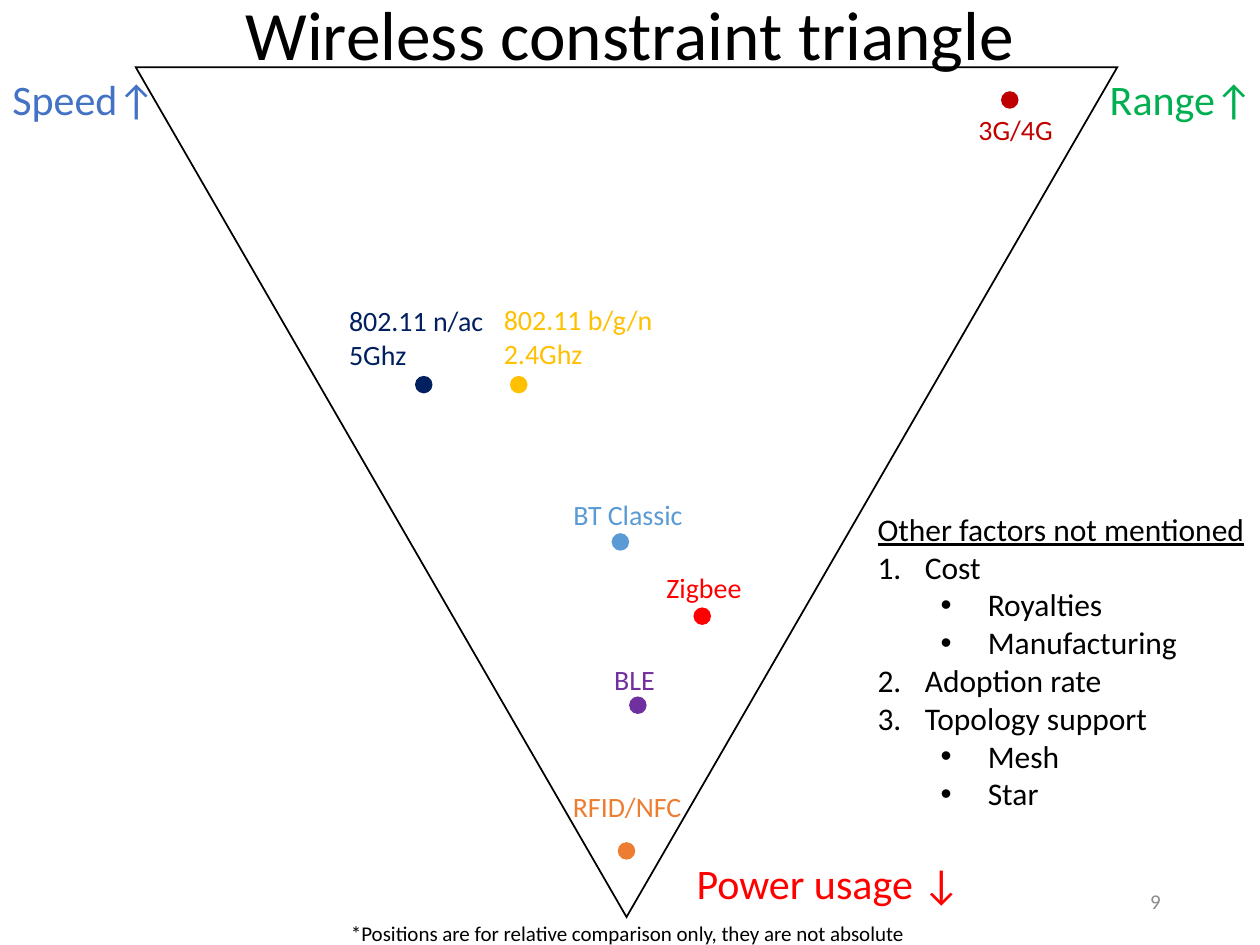
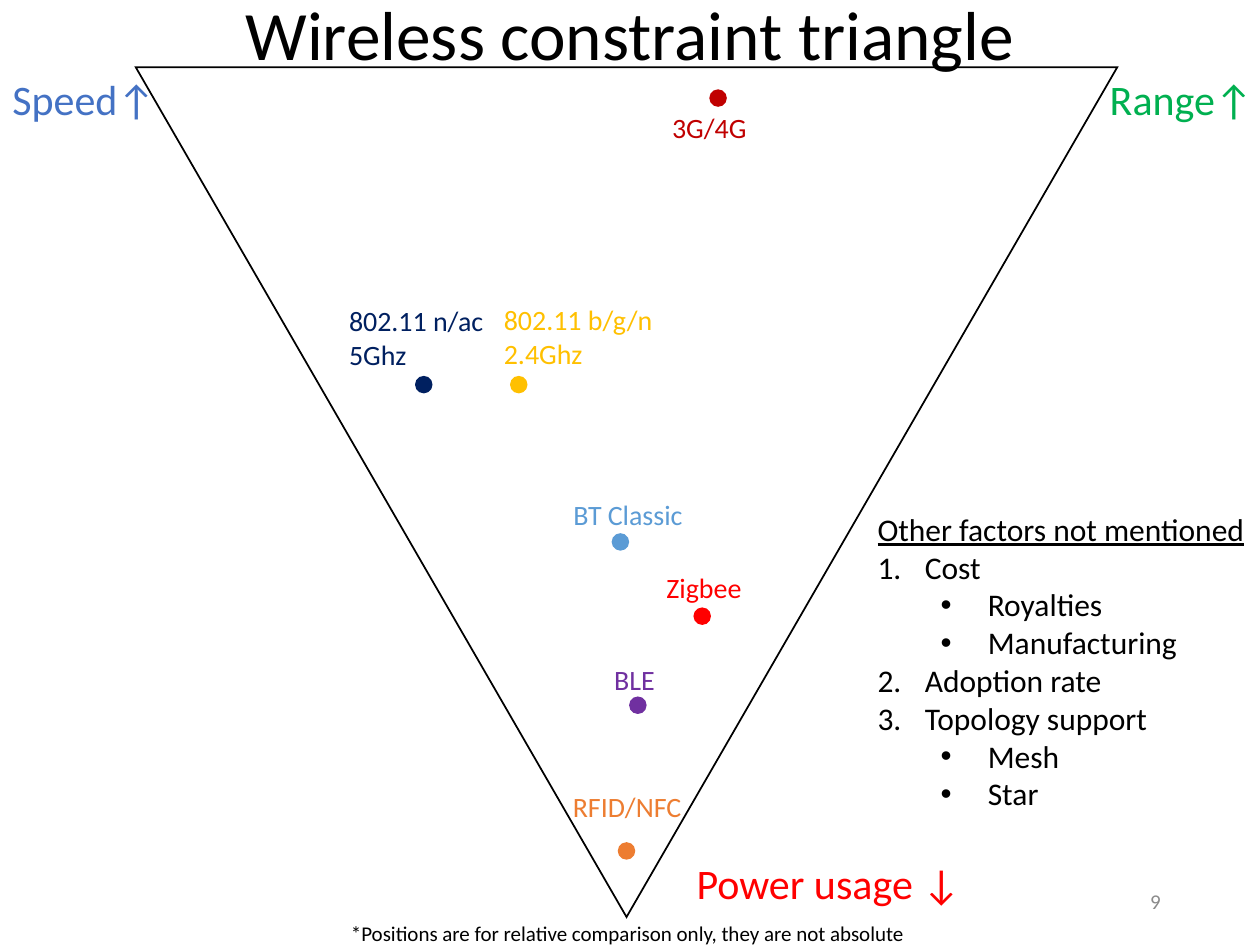
Before and after one commit to yeokm1/intro-to-ble, a slide deck: slide 9 of intro to ble.pptx. Drawn at 1260x945 pixels with LibreOffice and Linux fonts; fonts in the diff are those of the drawing. Boxes give left, top, right and bottom in pixels: in the first picture for what was removed or moved away, otherwise in the second. Text is boxed around its words. In the diff, an @@ line names an element or a change of style, - is before the commit and + after.

```diff
--- a/intro to ble.pptx
+++ b/intro to ble.pptx
@@ text "3G/4G": place and size @@
-text "3G/4G" at [978,120,1052,142]
+text "3G/4G" at [672,118,746,140]
@@ ellipse: place and size @@
-ellipse at [1002,92,1017,107]
+ellipse at [711,91,726,106]
```
Also in this commit, not shown: 1 other file.
